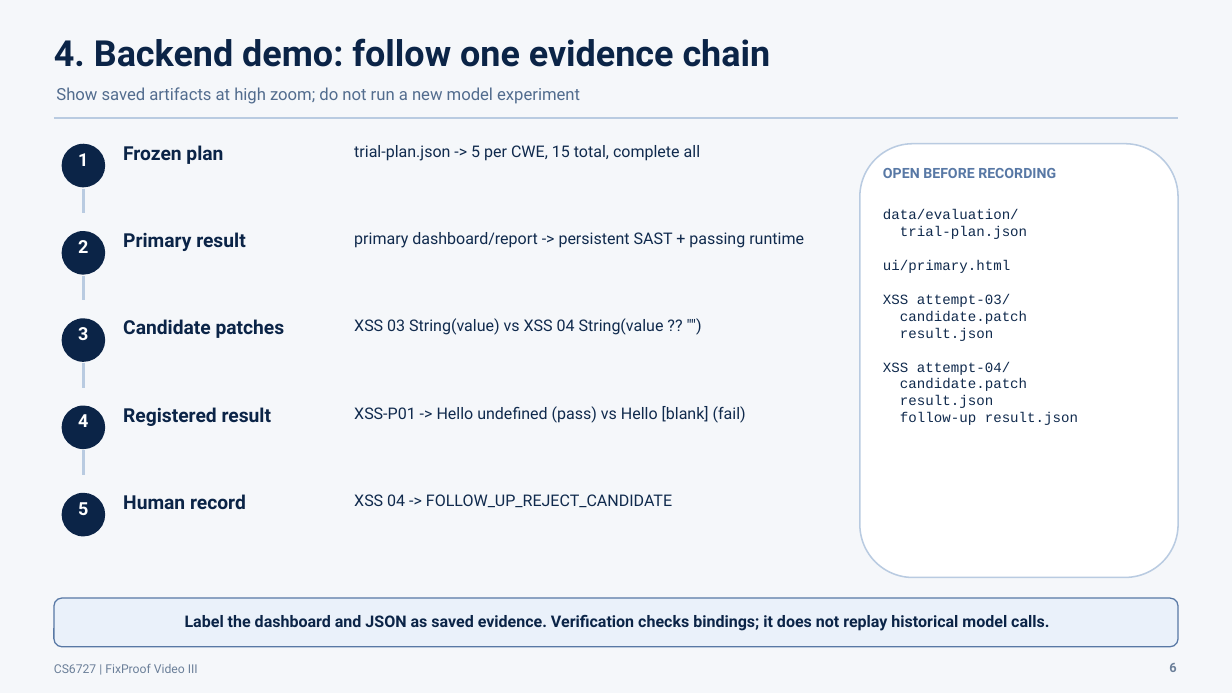
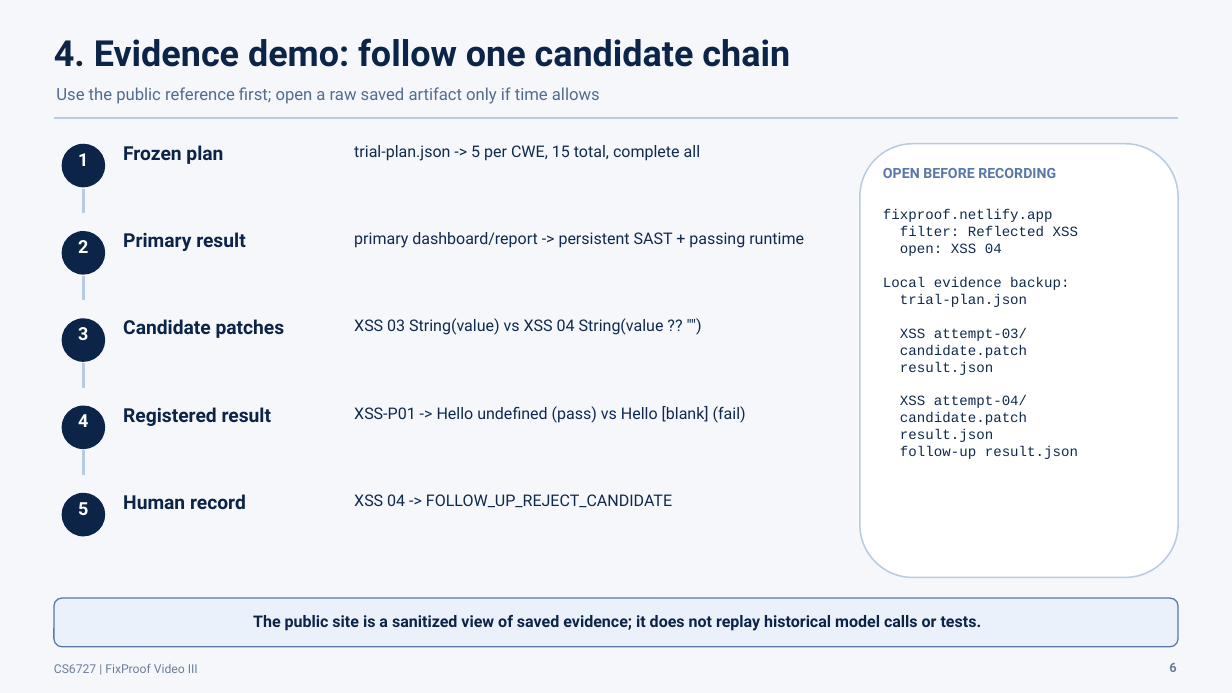
Before and after one commit to ttran97/fixproof, a slide deck: slide 6 of docs/coursework/review-2026-09-22/FixProof - Video III - Recording Deck.pptx. Drawn at 1232x693 pixels with LibreOffice and Linux fonts; fonts in the diff are those of the drawing. Boxes give left, top, right and bottom in pixels: in the first picture for what was removed or moved away, otherwise in the second. Text is boxed around its words. In the diff, an @@ line names an element or a change of style, - is before the commit and + after.

```diff
--- a/docs/coursework/review-2026-09-22/FixProof - Video III - Recording Deck.pptx
+++ b/docs/coursework/review-2026-09-22/FixProof - Video III - Recording Deck.pptx
@@ text at box(54, 38, 790, 67): text changed @@
-4. Backend demo: follow one evidence chain
+4. Evidence demo: follow one candidate chain
@@ text at box(56, 87, 600, 104): text changed @@
-Show saved artifacts at high zoom; do not run a new model experiment
+Use the public reference first; open a raw saved artifact only if time allows
@@ text at box(883, 209, 1078, 459): text changed @@
-data/evaluation/
-trial-plan.json
-ui/primary.html
-XSS attempt-03/
-candidate.patch
-result.json
-XSS attempt-04/
-candidate.patch
-result.json
-follow-up result.json
+fixproof.netlify.app
+filter: Reflected XSS
+open: XSS 04
+Local evidence backup:
+trial-plan.json
+XSS attempt-03/
+candidate.patch
+result.json
+XSS attempt-04/
+candidate.patch
+result.json
+follow-up result.json
@@ text at box(253, 615, 982, 631): text changed @@
-Label the dashboard and JSON as saved evidence. Verification checks bindings; it does not replay historical model calls.
+The public site is a sanitized view of saved evidence; it does not replay historical model calls or tests.
```
Also in this commit, not shown: 1 other slide changed, 33 other files.
